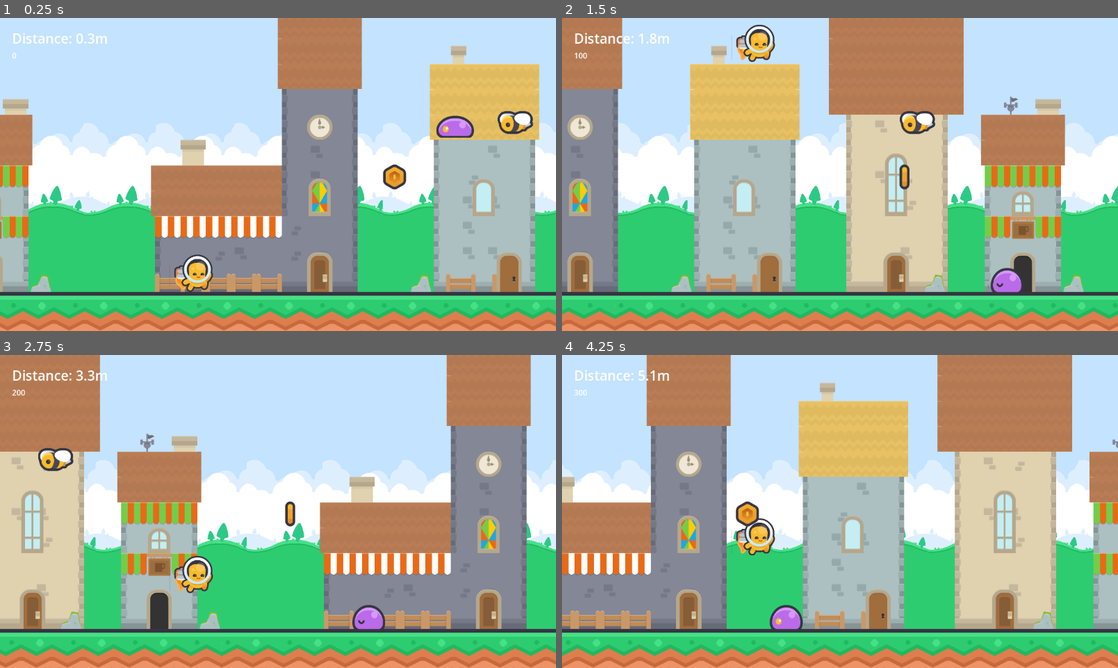
Above: before the commit, frames 1-4 (two rows, left to right).
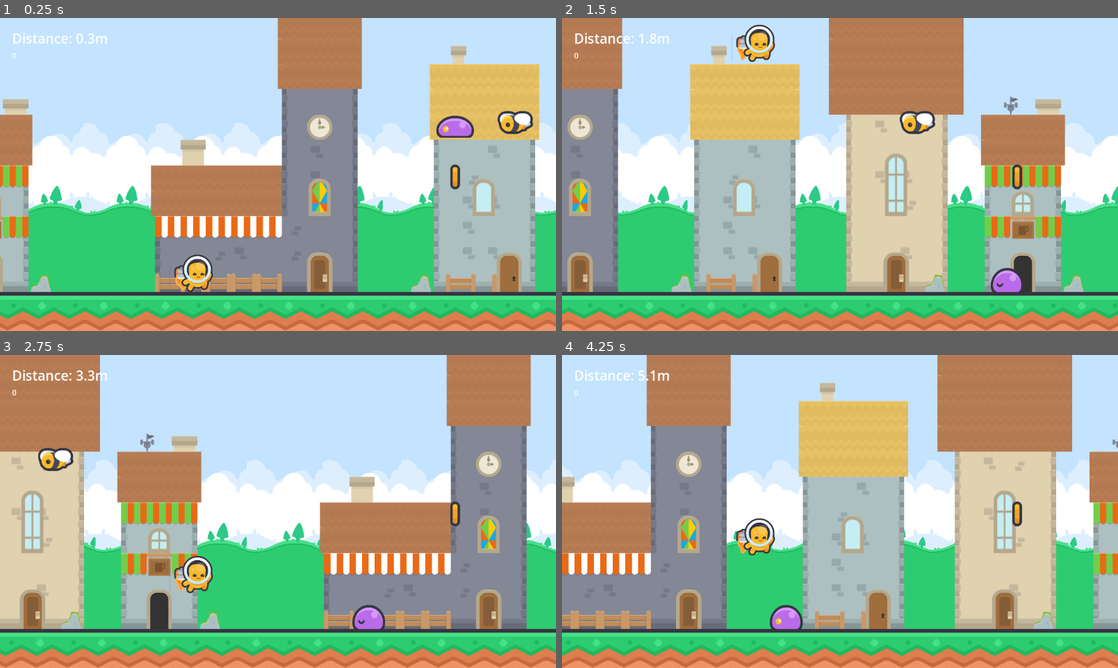
Above: after the commit, the same moments.

Repository: AnthonyLWolf/20-games-challenge
Game: Godot game, scene res://levels/main.tscn
The game is run twice, just before and just after one commit, with the same random seed, the same clock (stepped at 60 frames per second) and the same inputs.
Inputs:
- Up to frame 1 (0.25 s): no input
- Up to frame 2 (1.5 s): hold Space (fly) 0.53-1.28 s; tap Space (fly) at 1.35 s
- Up to frame 3 (2.75 s): hold Space (fly) from 2.03 s (still down)
- Up to frame 4 (4.25 s): release Space (fly) at 2.78 s; tap Space (fly) at 2.85 s; hold Space (fly) from 3.53 s (still down)

The runs differ from the first frame. In frame 1, 0.4% of the frame differs, in the area x 68-83%, y 46-55%; in frame 2, 0.3%; in frame 3, 0.3%; in frame 4, 0.4%, in the area x 2-83%, y 11-55%.
Error after the commit: Parse Error: Preload file "uid://khvuvapta77c" does not exist. (res://entities/items/coin_pickup.gd:10)

Commit message:
Pool manager double pooling fix

Diff:
--- a/[20gc]-#2--jetpack-joyride/entities/items/coin_pickup.gd
+++ b/[20gc]-#2--jetpack-joyride/entities/items/coin_pickup.gd
@@ -1,22 +1,37 @@
 extends Node2D
 
 @onready var animated_sprite_2d: AnimatedSprite2D = $AnimatedSprite2D
+@onready var visible_on_screen_notifier_2d: VisibleOnScreenNotifier2D = $VisibleOnScreenNotifier2D
+@onready var pool_manager : Node2D = get_parent().get_parent()
+@onready var pickup_sfx_player: AudioStreamPlayer = $PickupSFXPlayer
 
 @export var speed : float = 500.0
+
+const COIN_SFX = preload("uid://khvuvapta77c")
+const GOLD_COIN_SFX = preload("uid://j5j1s3w2iwvm")
 
 const BASE_COIN_VALUE : int = 10
 
 var coin_type : Array = ["Gold", "Silver", "Bronze"]
 var texture : String
-var start_position : Vector2
+var spawn_position : Vector2
 
 # Called when the node enters the scene tree for the first time.
 func _ready() -> void:
+	pass
 
-	start_position = global_position
 
+# Called every frame. 'delta' is the elapsed time since the previous frame.
+func _process(delta: float) -> void:
+	global_position.x -= speed * delta
+
+
+## Spawns the coin to a random vertical position
+func spawn() -> void:
+	show()
+
+	# Picks a random coin type
 	texture = coin_type.pick_random()
-
 	match texture:
 		"Gold":
 			animated_sprite_2d.play("goldcoin")
@@ -25,40 +40,46 @@
 		"Bronze":
 			animated_sprite_2d.play("bronzecoin")
 
+	# Spawns the coin inside the screen rect
+	spawn_position.x = GameManager.screen_width - 2
+	spawn_position.y = randf_range(get_viewport_rect().size.y - 200, 150)
+	global_position = spawn_position
 
 
-# Called every frame. 'delta' is the elapsed time since the previous frame.
-func _process(delta: float) -> void:
-	global_position.x -= speed * delta
-
-	if global_position.x < -500:
-		global_position = start_position
-
-	#TODO: Return to pool when past the screen and rerun texture randomisation
+# Returns the coin to the pool
+func recycle() -> void:
+	global_position.x = GameManager.screen_width + 300
+	SignalBus.signal_recycle_coin.emit(self)
 
 
 func _on_area_2d_body_entered(body: Node2D) -> void:
 	if body is Player:
-		#TODO: Return to pool
+		if pickup_sfx_player.playing:
+			pickup_sfx_player.stop()
+		hide()
+
 		var coins_to_add : int = BASE_COIN_VALUE
 		match texture:
 			"Gold":
 				coins_to_add = BASE_COIN_VALUE * 10
+				pickup_sfx_player.stream = GOLD_COIN_SFX
+				pickup_sfx_player.play()
 			"Silver":
 				coins_to_add = BASE_COIN_VALUE * 5
+				pickup_sfx_player.stream = COIN_SFX
+				pickup_sfx_player.play()
 			"Bronze":
 				coins_to_add = BASE_COIN_VALUE
+				pickup_sfx_player.stream = COIN_SFX
+				pickup_sfx_player.play()
 
-		UiManager.coins += coins_to_add
+		GameManager.coins += coins_to_add
 
-		texture = coin_type.pick_random()
 
-		match texture:
-			"Gold":
-				animated_sprite_2d.play("goldcoin")
-			"Silver":
-				animated_sprite_2d.play("silvercoin")
-			"Bronze":
-				animated_sprite_2d.play("bronzecoin")
+func _on_visible_on_screen_notifier_2d_screen_entered() -> void:
+	set_process(true)
 
-		global_position = start_position
+
+func _on_visible_on_screen_notifier_2d_screen_exited() -> void:
+	recycle()
+	set_process(false)
--- a/[20gc]-#2--jetpack-joyride/entities/items/coin_pickup.tscn
+++ b/[20gc]-#2--jetpack-joyride/entities/items/coin_pickup.tscn
@@ -2,6 +2,7 @@
 
 [ext_resource type="Script" uid="uid://oowk0ud1qo55" path="res://entities/items/coin_pickup.gd" id="1_dinfd"]
 [ext_resource type="Texture2D" uid="uid://uxujkfmh1s1c" path="res://assets/NewPlatformerPack.png" id="2_6q4ib"]
+[ext_resource type="AudioStream" uid="uid://khvuvapta77c" path="res://assets/audio/sfx/CoinSFX.ogg" id="3_6q4ib"]
 
 [sub_resource type="AtlasTexture" id="AtlasTexture_phyc4"]
 atlas = ExtResource("2_6q4ib")
@@ -80,4 +81,13 @@
 [node name="CollisionShape2D" type="CollisionShape2D" parent="Area2D" unique_id=1213280416]
 shape = SubResource("CircleShape2D_mw2yn")
 
+[node name="VisibleOnScreenNotifier2D" type="VisibleOnScreenNotifier2D" parent="." unique_id=736936502]
+rect = Rect2(-24, -24, 50, 48)
+
+[node name="PickupSFXPlayer" type="AudioStreamPlayer" parent="." unique_id=1174232965]
+stream = ExtResource("3_6q4ib")
+bus = &"SFX"
+
 [connection signal="body_entered" from="Area2D" to="." method="_on_area_2d_body_entered"]
+[connection signal="screen_entered" from="VisibleOnScreenNotifier2D" to="." method="_on_visible_on_screen_notifier_2d_screen_entered"]
+[connection signal="screen_exited" from="VisibleOnScreenNotifier2D" to="." method="_on_visible_on_screen_notifier_2d_screen_exited"]
--- /dev/null
+++ b/[20gc]-#2--jetpack-joyride/entities/logic/pool_manager.gd
@@ -0,0 +1,120 @@
+extends Node2D
+
+@onready var coin_pool : Node2D = Node2D.new()
+@onready var obstacles_pool : Node2D = Node2D.new()
+@onready var coin_timer_cooldown: Timer = $CoinTimerCooldown
+@onready var coin_timer_spawn: Timer = $CoinTimerSpawn
+@onready var obstacle_timer_spawn: Timer = $ObstacleTimerSpawn
+
+
+const COIN_SCENE = preload("res://entities/items/coin_pickup.tscn")
+const BEE_SCENE = preload("res://entities/obstacles/bee/obstacle_bee.tscn")
+const SLIME_SCENE = preload("res://entities/obstacles/slime/obstacle_slime.tscn")
+
+var available_pool = {
+	"obstacles": [],
+	"coins": [],
+}
+var cooldown_pool = {
+	"obstacles": [],
+	"coins": [],
+}
+
+
+# Called when the node enters the scene tree for the first time.
+func _ready() -> void:
+	# Connects signals
+	SignalBus.signal_recycle_coin.connect(func(coin : Node2D): cooldown_pool["coins"].append(coin))
+	SignalBus.signal_recycle_entity.connect(func(entity : Node2D): cooldown_pool["obstacles"].append(entity))
+
+	# Creates pools
+	_setup_pools()
+
+# Called every frame. 'delta' is the elapsed time since the previous frame.
+func _process(delta: float) -> void:
+	pass
+
+
+func _setup_pools() -> void:
+	# Sets up coin pool
+	coin_pool.name = "CoinPool"
+	add_child(coin_pool)
+
+	var coin_index = 1
+	# Instantiate coins inside pool
+	for coin in range(GameConstants.MAX_COIN_POOL_SIZE):
+		var instance = COIN_SCENE.instantiate()
+		instance.name = str("Coin", coin_index)
+		coin_pool.add_child(instance)
+		available_pool["coins"].append(instance)
+		coin_index += 1
+
+	# Sets up obstacles pool
+	obstacles_pool.name = "ObstaclesPool"
+	add_child(obstacles_pool)
+
+	var bee_index = 1
+	# Instantiate bees inside pool
+	for bee in range(GameConstants.MAX_ENTITIES_POOL_SIZE / 2):
+		var instance = BEE_SCENE.instantiate()
+		instance.name = str("Bee", bee_index)
+		obstacles_pool.add_child(instance)
+		available_pool["obstacles"].append(instance)
+		bee_index += 1
+
+	var slime_index = 1
+	# Instantiate bees inside pool
+	for slime in range(GameConstants.MAX_ENTITIES_POOL_SIZE / 2):
+		var instance = SLIME_SCENE.instantiate()
+		instance.name = str("Slime", slime_index)
+		obstacles_pool.add_child(instance)
+		available_pool["obstacles"].append(instance)
+		slime_index += 1
+
+	for obstacle in available_pool["obstacles"]:
+		obstacle.global_position.x = GameManager.screen_width + 5000
+
+
+
+## Spawn a coin from the available coins pool and pops it off the array
+func _spawn_coin() -> void:
+	# Grab a coin from the pool and spawn it
+	if available_pool["coins"].size() > 0:
+		var coin_to_spawn = available_pool["coins"].pop_front()
+		if coin_to_spawn:
+			coin_to_spawn.spawn()
+
+
+
+## Spawns an obstacle from the available pool and pops it off the array
+func _spawn_obstacle():
+	if available_pool["obstacles"].size() > 0:
+		available_pool["obstacles"].shuffle()
+		var obstacle_to_spawn = available_pool["obstacles"].pop_front()
+		if obstacle_to_spawn:
+			obstacle_to_spawn.spawn()
+
+
+## Move a coin from the front of the cooldown queue to the back of the available pool
+func _on_coin_timer_cooldown_timeout() -> void:
+	if cooldown_pool["coins"].size() > 0:
+		var c = cooldown_pool["coins"].pop_front()
+		if c && available_pool["coins"].size() < GameConstants.MAX_COIN_POOL_SIZE:
+			available_pool["coins"].append(c)
+
+
+func _on_coin_timer_spawn_timeout() -> void:
+	coin_timer_spawn.wait_time = randf_range(0.1, 1.5)
+	_spawn_coin()
+
+
+func _on_obstacle_timer_cooldown_timeout() -> void:
+	if cooldown_pool["obstacles"].size() > 0:
+		var o = cooldown_pool["obstacles"].pop_front()
+		if o && available_pool["obstacles"].size() < GameConstants.MAX_ENTITIES_POOL_SIZE:
+			available_pool["obstacles"].append(o)
+
+
+func _on_obstacle_timer_spawn_timeout() -> void:
+	obstacle_timer_spawn.wait_time = randf_range(1.0, 2.0)
+	_spawn_obstacle()
--- /dev/null
+++ b/[20gc]-#2--jetpack-joyride/entities/logic/pool_manager.tscn
@@ -0,0 +1,23 @@
+[gd_scene format=3 uid="uid://bfq32jsr52b2v"]
+
+[ext_resource type="Script" uid="uid://ciqr2avmsbctq" path="res://entities/logic/pool_manager.gd" id="1_m7hw3"]
+
+[node name="PoolManager" type="Node2D" unique_id=1745003184]
+script = ExtResource("1_m7hw3")
+
+[node name="CoinTimerCooldown" type="Timer" parent="." unique_id=427970344]
+autostart = true
+
+[node name="CoinTimerSpawn" type="Timer" parent="." unique_id=2030554481]
+autostart = true
+
+[node name="ObstacleTimerCooldown" type="Timer" parent="." unique_id=1402503310]
+autostart = true
+
+[node name="ObstacleTimerSpawn" type="Timer" parent="." unique_id=715837481]
+autostart = true
+
+[connection signal="timeout" from="CoinTimerCooldown" to="." method="_on_coin_timer_cooldown_timeout"]
+[connection signal="timeout" from="CoinTimerSpawn" to="." method="_on_coin_timer_spawn_timeout"]
+[connection signal="timeout" from="ObstacleTimerCooldown" to="." method="_on_obstacle_timer_cooldown_timeout"]
+[connection signal="timeout" from="ObstacleTimerSpawn" to="." method="_on_obstacle_timer_spawn_timeout"]
Not shown, added: [20gc]-#2--jetpack-joyride/entities/logic/pool_manager.gd.uid
